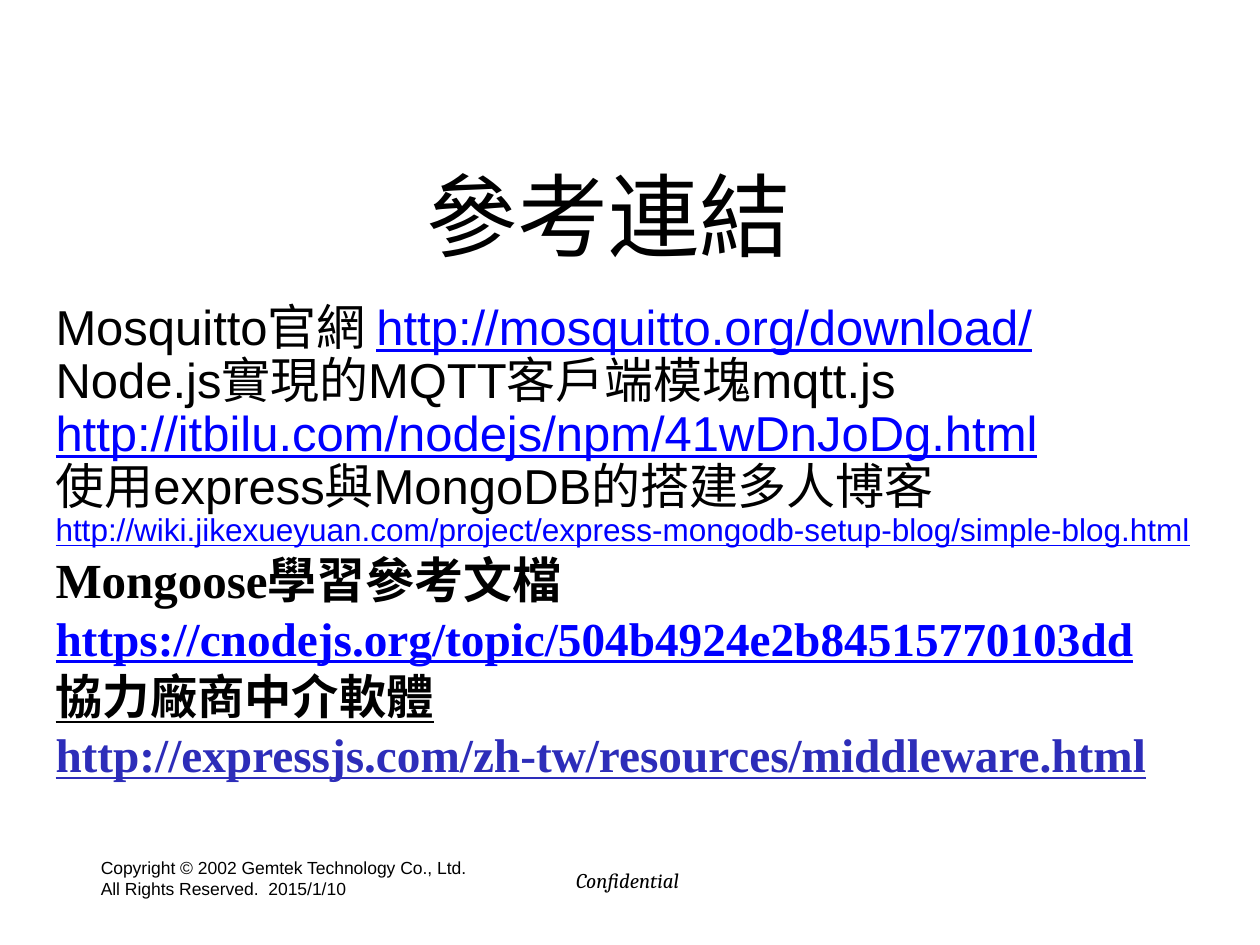
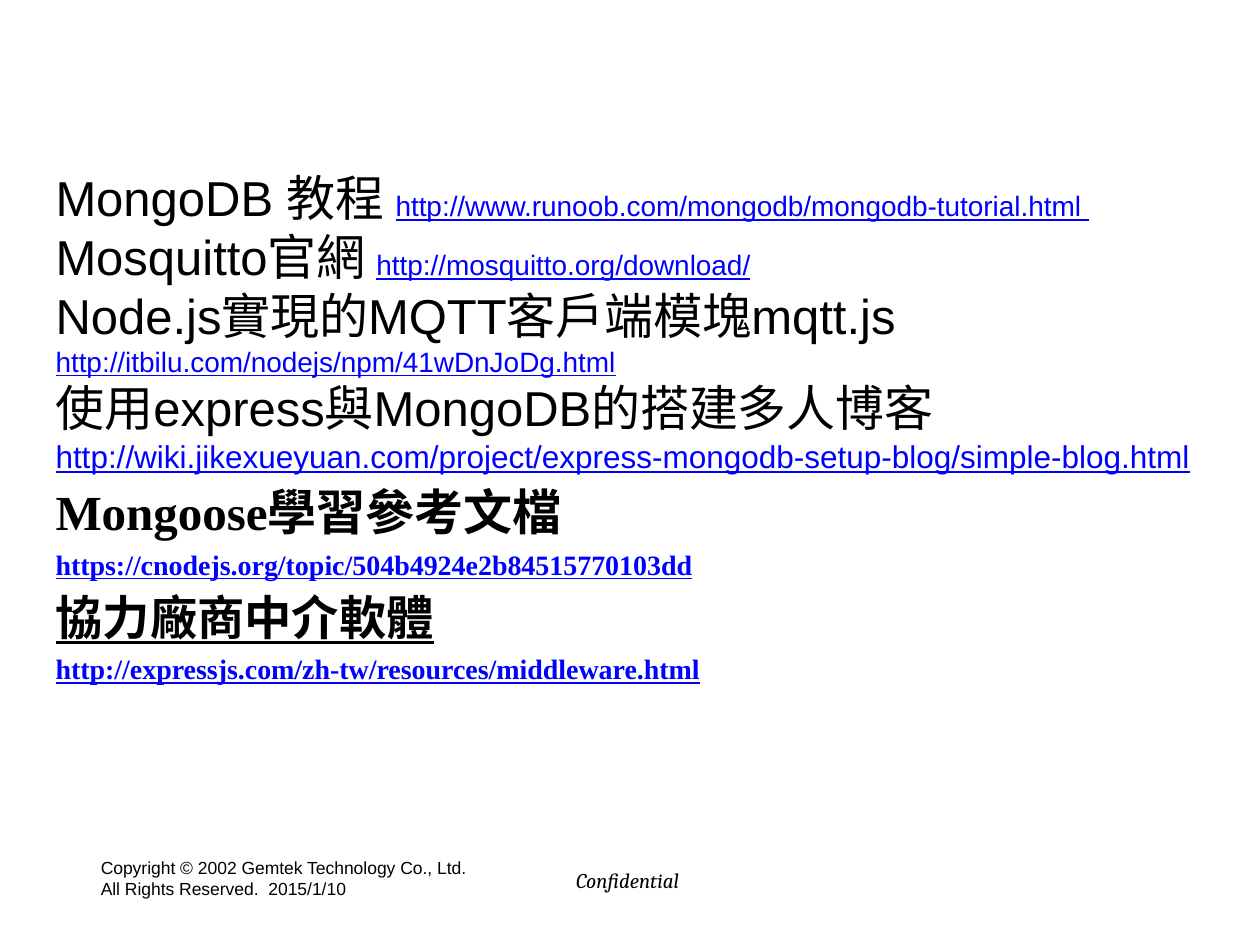
Before and after one commit to hyper570908/nodeDemo, a slide deck: slide 63 of doc/GIot_Session(win7).pptx (slide 59 before the commit). Drawn at 1260x945 pixels with LibreOffice and Linux fonts; fonts in the diff are those of the drawing; background and template pictures are left out. Boxes give left, top, right and bottom in pixels: in the first picture for what was removed or moved away, otherwise in the second. Text is boxed around its words. In the diff, an @@ line names an element or a change of style, - is before the commit and + after.

```diff
--- a/doc/GIot_Session(win7).pptx
+++ b/doc/GIot_Session(win7).pptx
@@ title "參考連結": place and size @@
-title "參考連結" at (427,173,791,258)
+title "參考連結" at (84,0,1155,123)
@@ title "參考連結" at (84,0,1155,123): text colour #000000 to #FFFFFF @@
@@ text "MongoDB 教程 http://www.runoob.com/mongodb/mongodb-tutorial.ht ...": place and size @@
-text "MongoDB 教程 http://www.runoob.com/mongodb/mongodb-tutorial.ht ..." at (56,306,1190,781)
+text "MongoDB 教程 http://www.runoob.com/mongodb/mongodb-tutorial.ht ..." at (56,174,1190,685)
@@ text at (56,174,1082,285): text changed; size 28 to 16 pt @@
-Mosquitto官網 http://mosquitto.org/download/
+MongoDB 教程 http://www.runoob.com/mongodb/mongodb-tutorial.html
+Mosquitto官網 http://mosquitto.org/download/
@@ text at (56,295,1190,685): size 28 to 16 pt in "http://itbilu.com/nodejs/npm/41wDnJoDg.html"; size 27 to 16 pt in "https://cnodejs.org/topic/504b4924e2b84515770103dd", "http://expressjs.com/zh-tw/resources/middleware.html"; text colour #2D2DB9 to #0000FF in "http://expressjs.com/zh-tw/resources/middleware.html"; line spacing 0.9 to 1 @@
```
Also in this commit, not shown: 3 other slides changed, 4 slides added, 23 other files.
